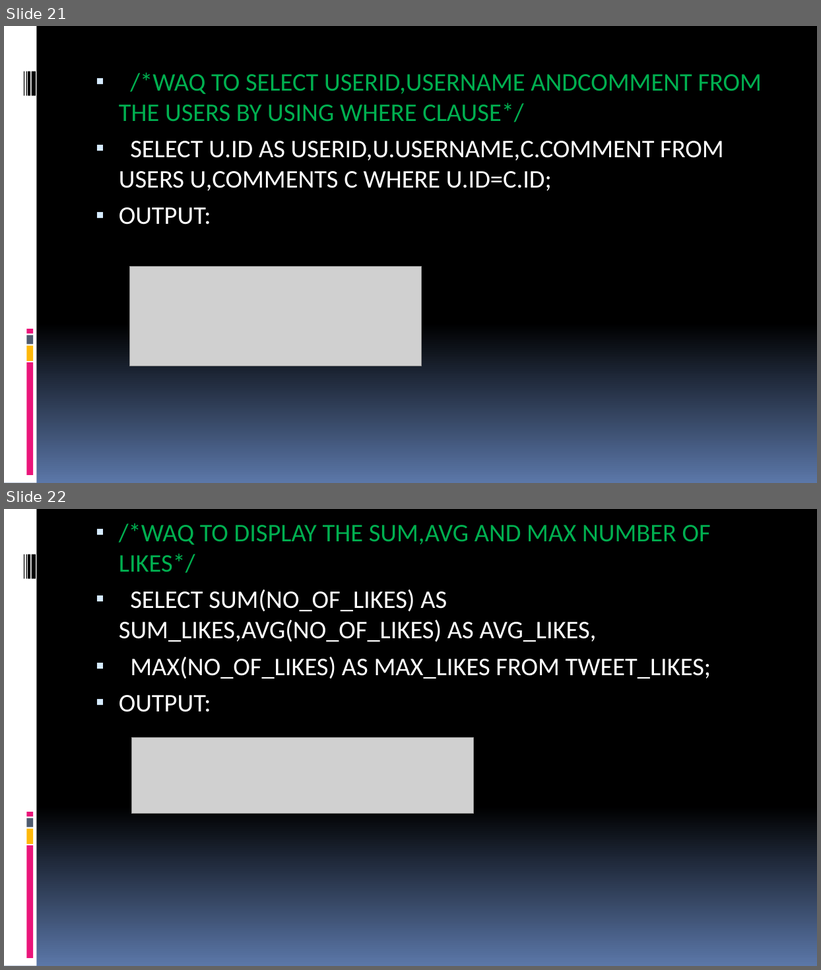
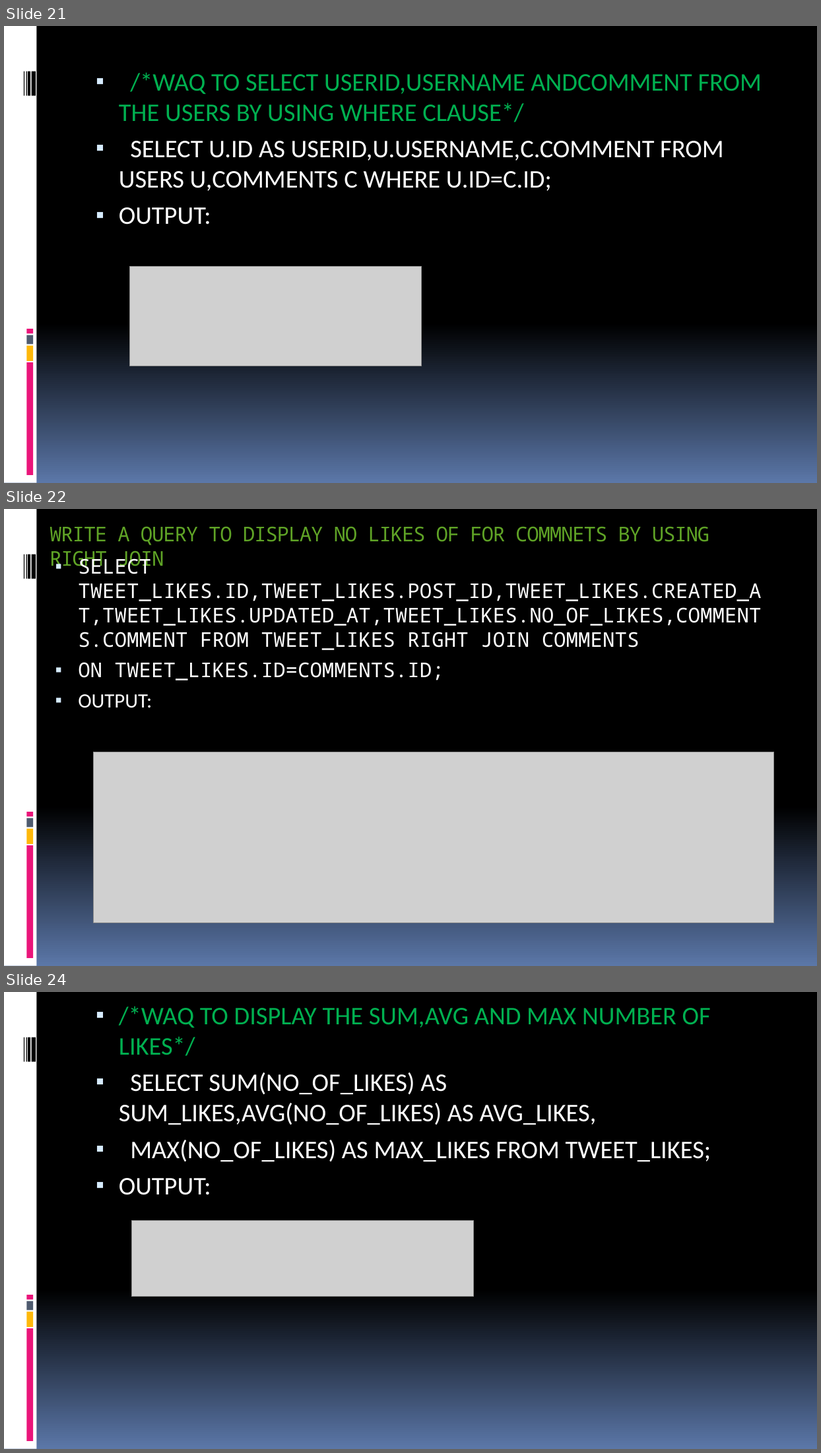
Before and after one commit to Kulasekhar123/TWITTERDB-PROJECT, a slide deck: TWITTERDB.pptx. Shown one above the other, each under a label of ours: slides 21 and 22 before the commit, slides 21, 22 and 24 after it; the slides between them are not shown. The pictures are 821x970 and 821x1453 pixels, drawn with LibreOffice and Linux fonts; fonts in the diff are those of the drawing; grey boxes stand for pictures. Boxes give left, top, right and bottom in pixels: in the first picture for what was removed or moved away, otherwise in the second. Text is boxed around its words. In the diff, an @@ line names an element or a change of style, - is before the commit and + after.

```diff
--- a/TWITTERDB.pptx
+++ b/TWITTERDB.pptx
@@ slide 22 added at [4,509,817,966], background gradient #000000 to #5B77A8; not listed: 9 template elements that a slide beside it also shows @@
@@ title added at [50,526,710,572], 24 pt, text #5FA326 @@
+WRITE A QUERY TO DISPLAY NO LIKES OF FOR COMMNETS BY USING RIGHT JOIN
@@ text added at [78,555,761,708], 24 pt, text #FFFFFF @@
+▪ SELECT TWEET_LIKES.ID,TWEET_LIKES.POST_ID,TWEET_LIKES.CREATED_AT,TWEET_LIKES.UPDATED_AT,TWEET_LIKES.NO_OF_LIKES,COMMENTS.COMMENT FROM TWEET_LIKES RIGHT JOIN COMMENTS
+▪ ON TWEET_LIKES.ID=COMMENTS.ID;
+▪ OUTPUT:
@@ picture added at [94,752,774,923] @@
@@ what was slide 22 is now slide 24 @@
```
Also in this commit, not shown: 1 slide changed, 1 other slide added.
